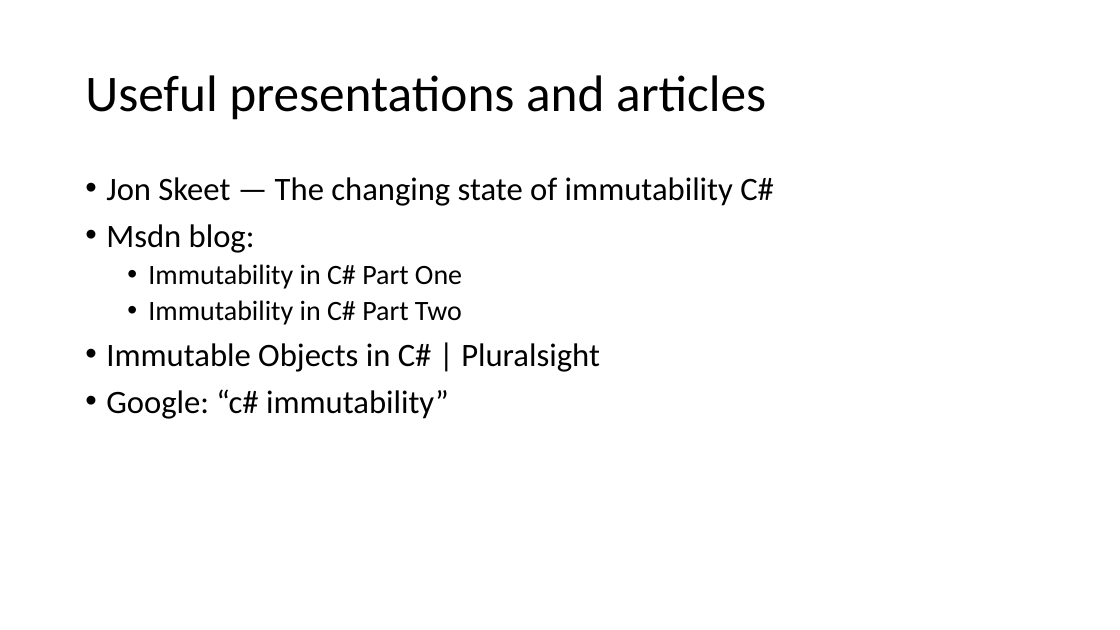
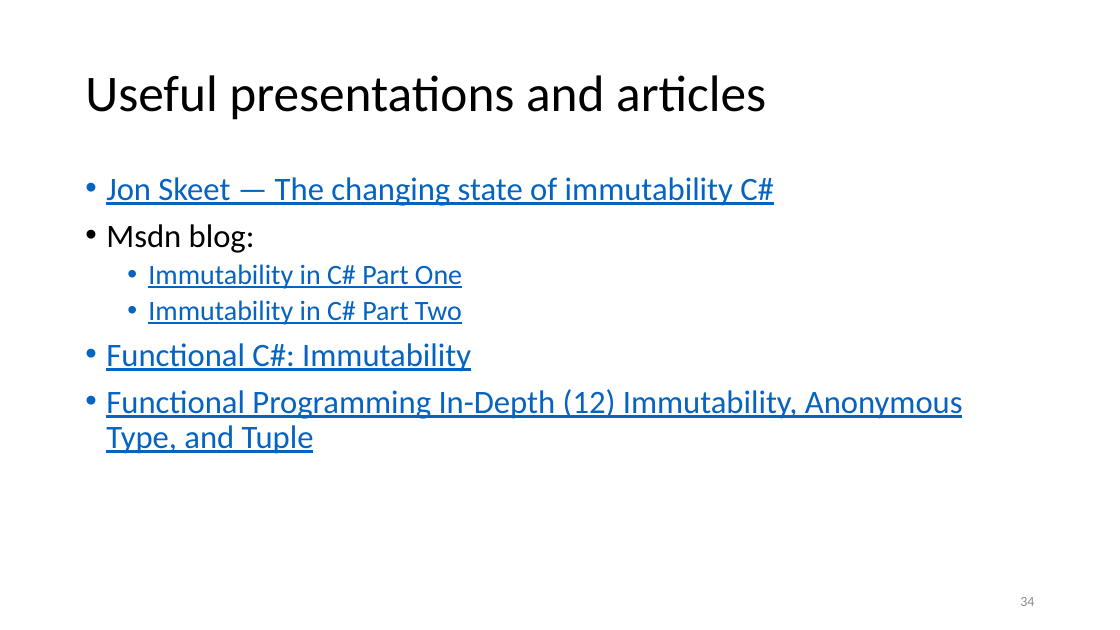
Before and after one commit to kugushev/presentations, a slide deck: slide 34 of Presentation.pptx. Drawn at 1120x630 pixels with LibreOffice and Linux fonts; fonts in the diff are those of the drawing. Boxes give left, top, right and bottom in pixels: in the first picture for what was removed or moved away, otherwise in the second. Text is boxed around its words. In the diff, an @@ line names an element or a change of style, - is before the commit and + after.

```diff
--- a/Presentation.pptx
+++ b/Presentation.pptx
@@ text at (x1=106, y1=177, x2=774, y2=325): text colour #000000 to #0563C1, underline on in "Jon Skeet — The changing state of ...", "Immutability in C# Part One", "Immutability in C# Part Two" @@
@@ text at (x1=106, y1=343, x2=963, y2=454): text changed; text colour #000000 to #0563C1 @@
-• Immutable Objects in C# | Pluralsight
-• Google: “c# immutability”
+• Functional C#: Immutability
+• Functional Programming In-Depth (12) Immutability, Anonymous Type, and Tuple
@@ page number added at (x1=1020, y1=597, x2=1034, y2=606), 12 pt, text #8C8C8C @@
+34
```
Also in this commit, not shown: 34 other slides changed, 2 other files.
